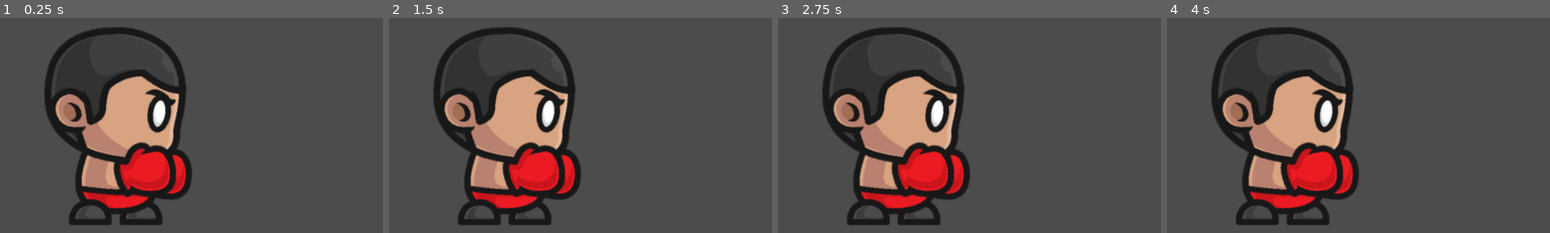
Above: before the commit, frames 1-4 (left to right).
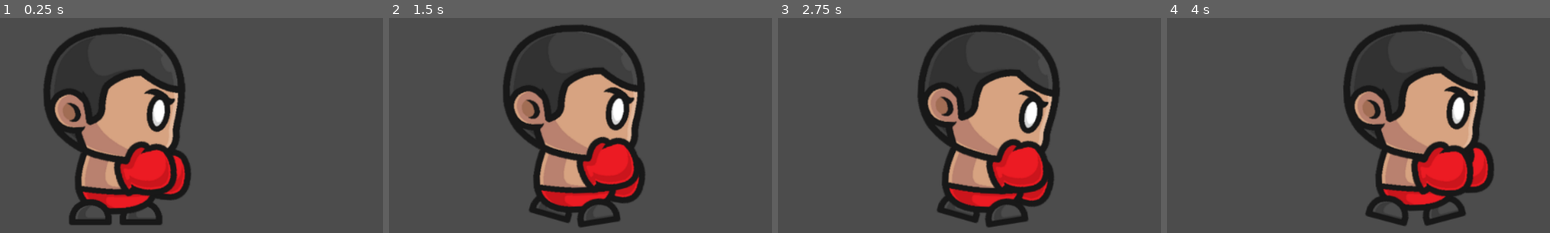
Above: after the commit, the same moments.

Repository: KolegaLiterat/LiteratNaKodach
Game: Godot game, scene res://scenes/Player1.tscn
The game is run twice, just before and just after one commit, with the same random seed, the same clock (stepped at 60 frames per second) and the same inputs.
Inputs:
- Up to frame 1 (0.25 s): no input
- Up to frame 2 (1.5 s): hold Right (ui_right) 0.53-1.28 s; hold Q (player1attack) 0.53-1.28 s; hold Left (ui_left) from 1.28 s (still down); tap Q (player1attack) at 1.35 s
- Up to frame 3 (2.75 s): release Left (ui_left) at 2.03 s; hold Right (ui_right) from 2.03 s (still down); hold Q (player1attack) from 2.03 s (still down)
- Up to frame 4 (4 s): release Q (player1attack) at 2.78 s; tap Q (player1attack) at 2.85 s; release Right (ui_right) at 3.53 s; hold Left (ui_left) from 3.53 s (still down); hold Q (player1attack) from 3.53 s (still down)

The runs differ from the first frame. In frame 1, 2.2% of the frame differs, in the area x 11-50%, y 12-88%; in frame 2, 35%; in frame 3, 39%; in frame 4, 45%, in the area x 11-86%, y 2-97%.
Error before the commit: Parse Error: Expected an identifier for the local variable name. (res://scenes/Player1.gd:27)

Commit message:
BOKS
hand attack definition

Diff:
--- a/Boks/scenes/Player1.gd
+++ b/Boks/scenes/Player1.gd
@@ -1,6 +1,7 @@
 extends Area2D
 
 export (int) var speedMovement
+export (int) var hand
 var screensize
 
 func _ready():
@@ -16,14 +17,15 @@
 	elif Input.is_action_pressed("ui_left"):
 		position.x -= speedMovement
 		$AnimatedSprite.play("walkBack")
+	elif Input.is_action_pressed("player1attack"):
+		if hand == 0:
+			hand = 1;
+			$AnimatedSprite.play("punchRight")
+		elif hand == 1:
+			hand = 0
+			$AnimatedSprite.play("punchLeft")
 	else:
 		$AnimatedSprite.play("idle")
 
 	position += velocity * delta
 	position.x = clamp(position.x, 0, screensize.x)
-
-func playerAttack():
-	var
-
-	if Input.is_action_pressed("player1attack"):
-		$AnimatedSprite.play("
--- a/Boks/scenes/Player1.tscn
+++ b/Boks/scenes/Player1.tscn
@@ -163,13 +163,13 @@
 "_edit_group_": true
 }
 speedMovement = 3
+hand = 1
 
 [node name="AnimatedSprite" type="AnimatedSprite" parent="." index="0"]
 
 position = Vector2( -59.9409, -32.763 )
 frames = SubResource( 1 )
 animation = "idle"
-frame = 7
 playing = true
 _sections_unfolded = [ "Transform", "Visibility" ]
 __meta__ = {
